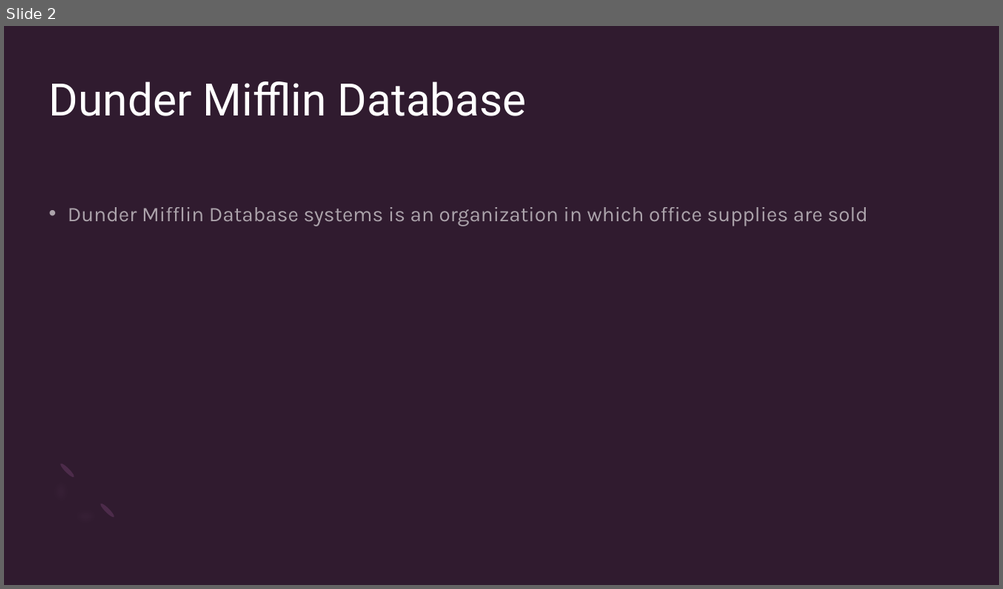
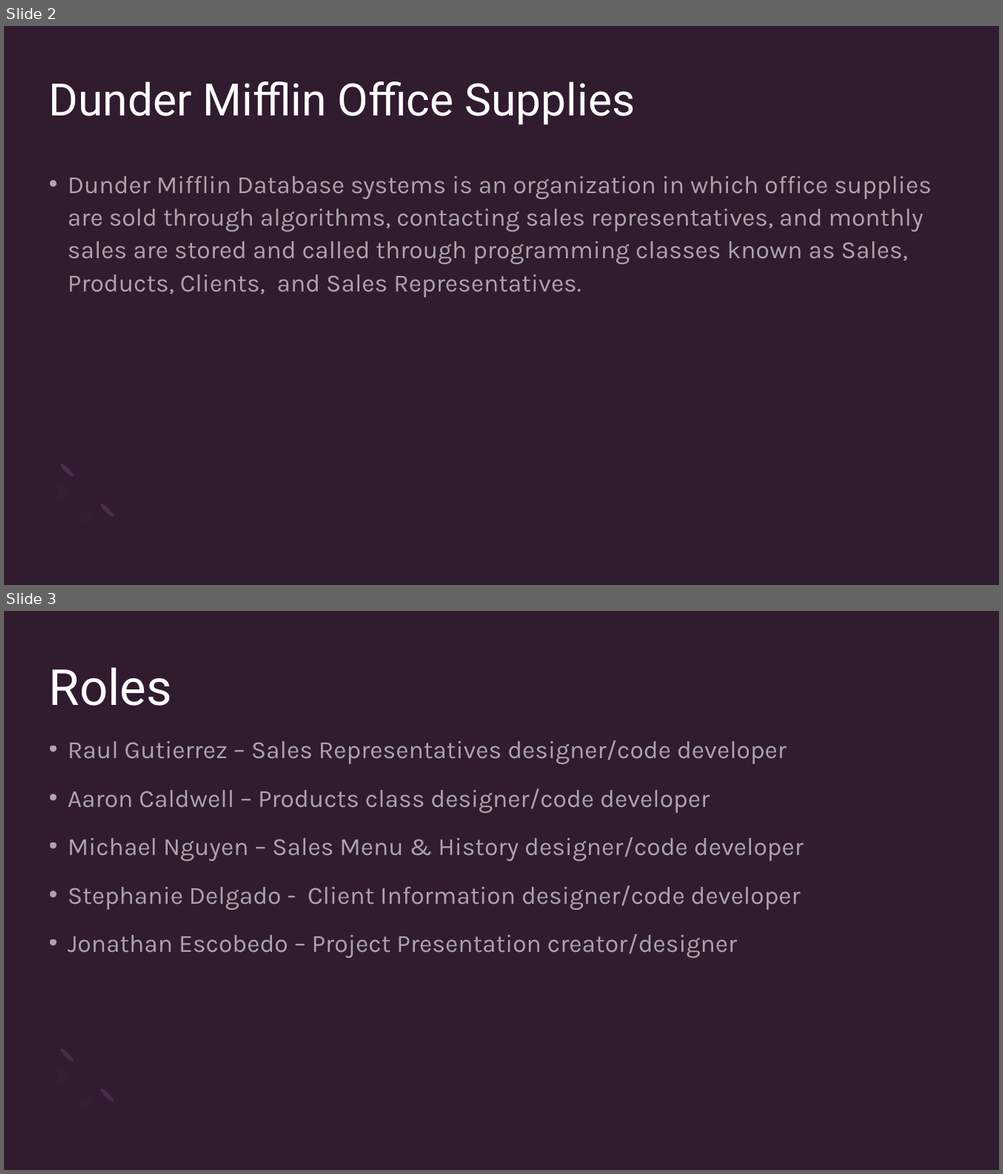
Before and after one commit to rgtz18/Group4Project, a slide deck: COSC 1437 - Final Project PPT Presentation.pptx. Shown one above the other, each under a label of ours: slide 2 before the commit, slides 2 and 3 after it. The pictures are 1003x589 and 1003x1174 pixels, drawn with LibreOffice and Linux fonts; fonts in the diff are those of the drawing. Boxes give left, top, right and bottom in pixels: in the first picture for what was removed or moved away, otherwise in the second. Text is boxed around its words. In the diff, an @@ line names an element or a change of style, - is before the commit and + after.

```diff
--- a/COSC 1437 - Final Project PPT Presentation.pptx
+++ b/COSC 1437 - Final Project PPT Presentation.pptx
@@ slide 3 added at (4,611,999,1170), background #301B2F; not listed: 3 template elements that a slide beside it also shows @@
@@ title added at (49,667,172,706), 48 pt, text #FFFFFF @@
+Roles
@@ text added at (68,741,803,958), 24 pt, text #FFFFFF at 60% opacity @@
+• Raul Gutierrez – Sales Representatives designer/code developer
+• Aaron Caldwell – Products class designer/code developer
+• Michael Nguyen – Sales Menu & History designer/code developer
+• Stephanie Delgado - Client Information designer/code developer
+• Jonathan Escobedo – Project Presentation creator/designer
@@ slide 2 changed as well @@
@@ title at (49,82,635,125): text changed @@
-Dunder Mifflin Database
+Dunder Mifflin Office Supplies
@@ text at (68,176,931,298): text changed; size 20 to 24 pt @@
-• Dunder Mifflin Database systems is an organization in which office supplies are sold
+• Dunder Mifflin Database systems is an organization in which office supplies are sold through algorithms, contacting sales representatives, and monthly sales are stored and called through programming classes known as Sales, Products, Clients, and Sales Representatives.
```
Also in this commit, not shown: 1 other slide changed, 11 other slides added, 5 slides removed.
